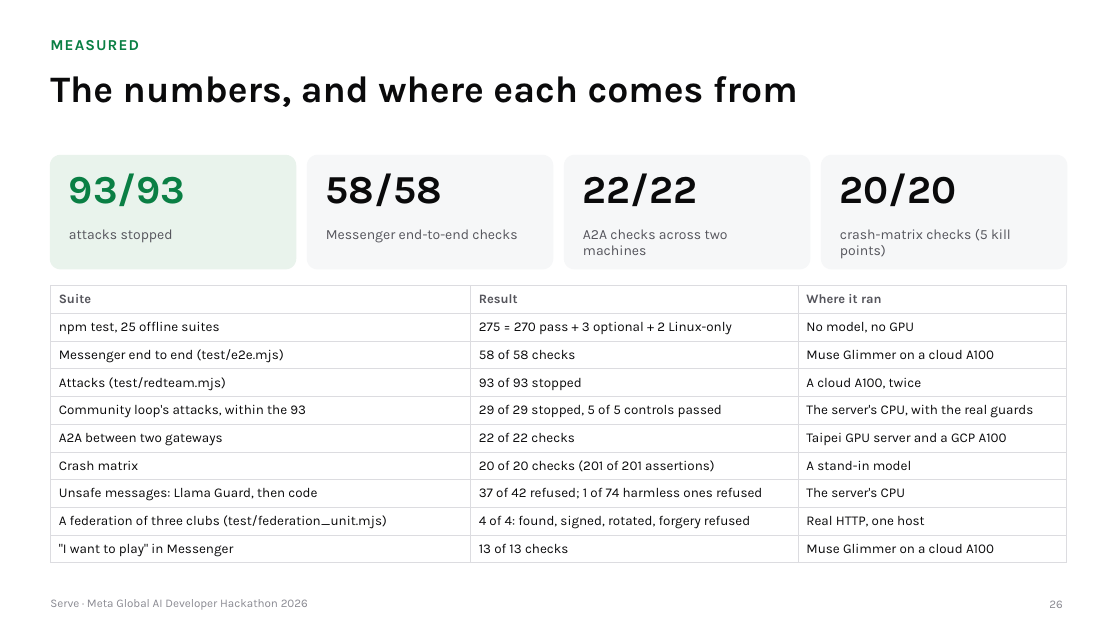
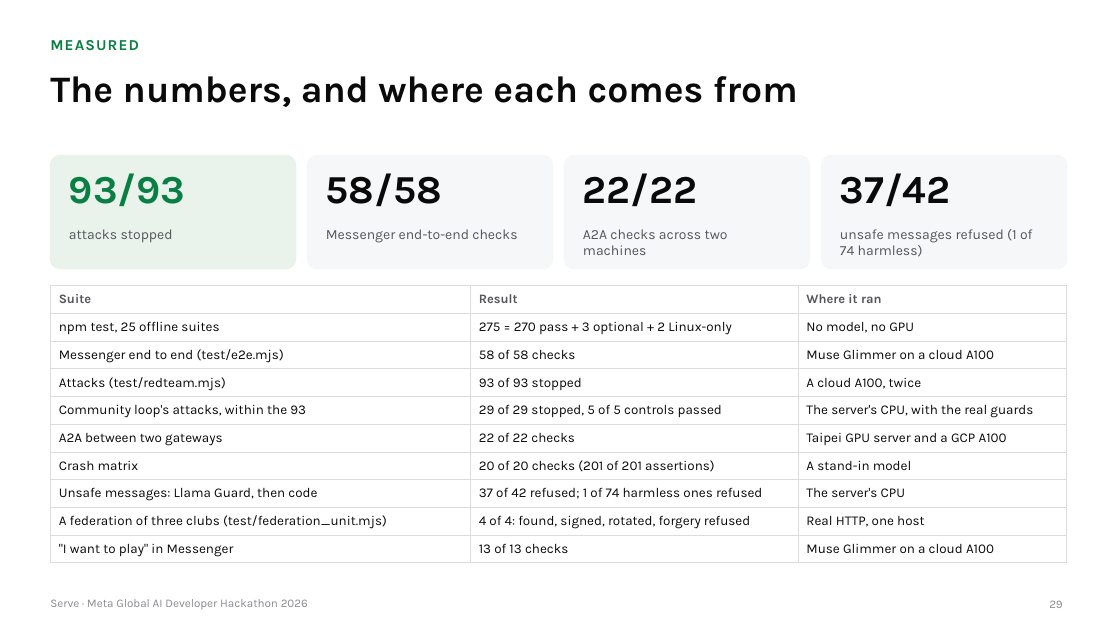
Before and after one commit to gino6178/serve-meta-hackathon, a slide deck: slide 29 of video/deck/Serve_Meta_deck.pptx (slide 26 before the commit). Drawn at 1120x630 pixels with LibreOffice and Linux fonts; fonts in the diff are those of the drawing. Boxes give left, top, right and bottom in pixels: in the first picture for what was removed or moved away, otherwise in the second. Text is boxed around its words. In the diff, an @@ line names an element or a change of style, - is before the commit and + after.

```diff
--- a/video/deck/Serve_Meta_deck.pptx
+++ b/video/deck/Serve_Meta_deck.pptx
@@ text at bbox=[840, 173, 951, 206]: text changed @@
-20/20
+37/42
@@ text at bbox=[840, 229, 1032, 257]: text changed @@
-crash-matrix checks (5 kill points)
+unsafe messages refused (1 of 74 harmless)
```
Also in this commit, not shown: 12 other slides changed, 3 slides added, 1 slide removed, 4 other files.
